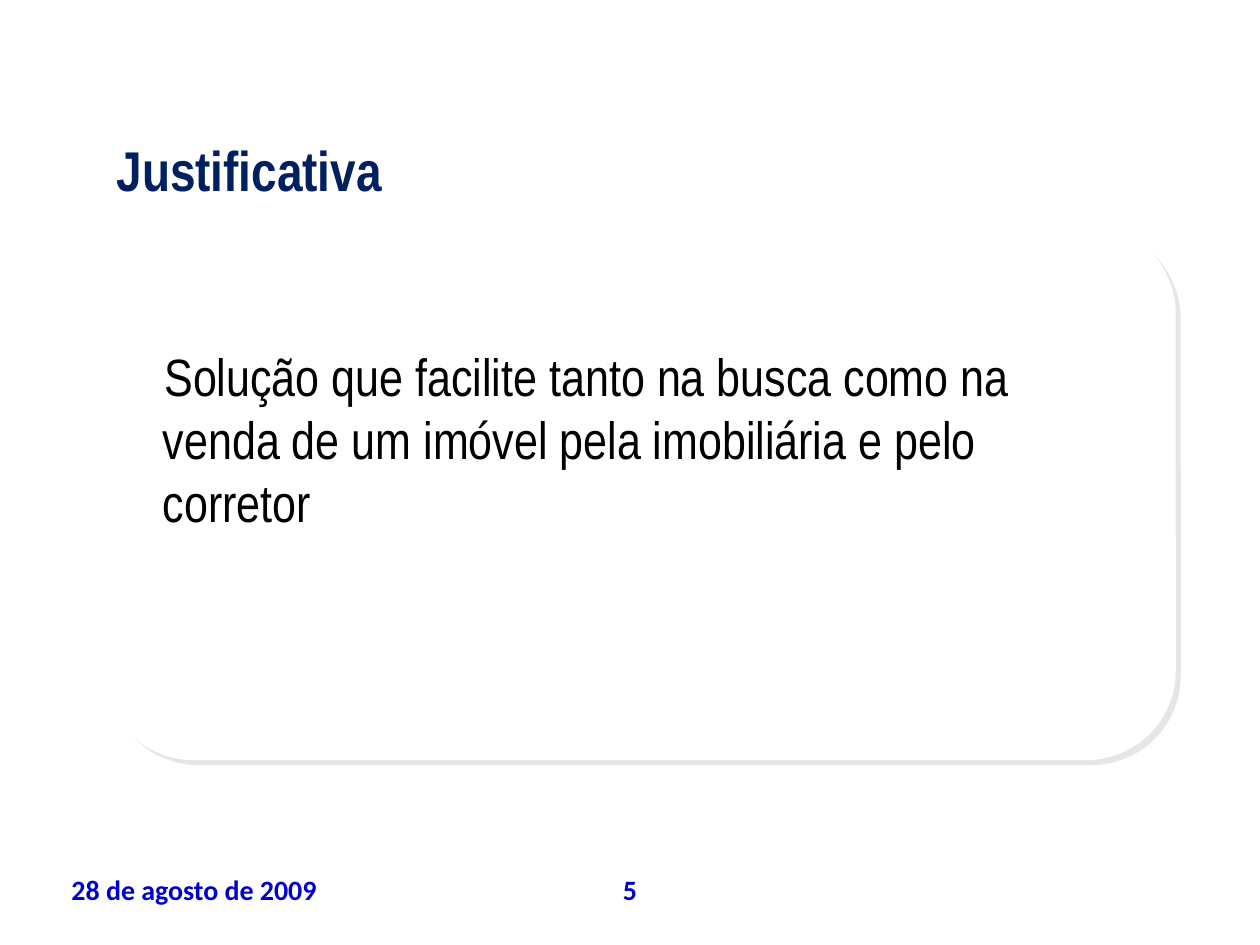
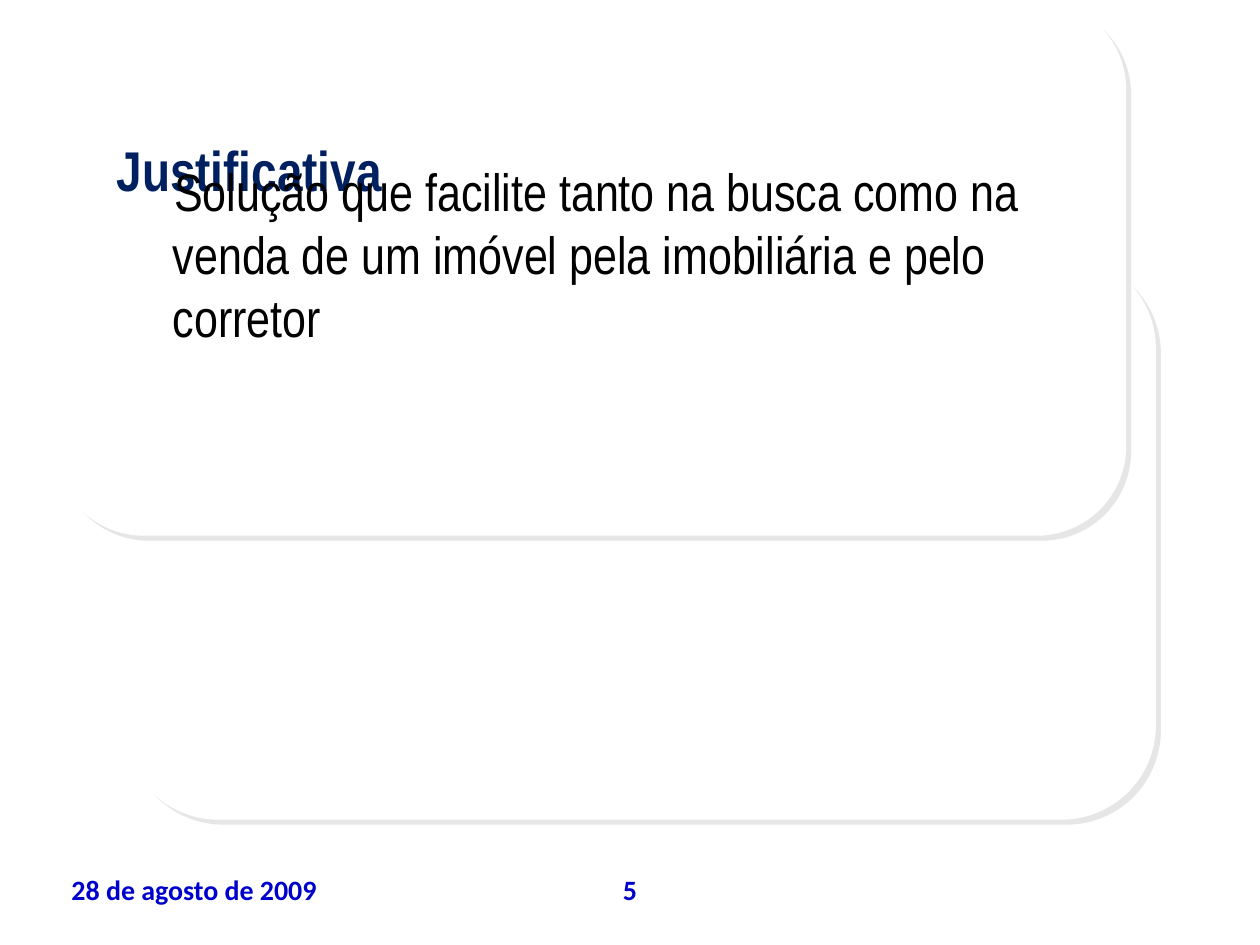
Before and after one commit to leoevaristo/psa20092, a slide deck: slide 5 of ARTEFATOS/TAP_apresentacao.ppt. Drawn at 1260x945 pixels with LibreOffice and Linux fonts; fonts in the diff are those of the drawing; background and template pictures are left out. Boxes give left, top, right and bottom in pixels: in the first picture for what was removed or moved away, otherwise in the second. Text is boxed around its words. In the diff, an @@ line names an element or a change of style, - is before the commit and + after.

```diff
--- a/ARTEFATOS/TAP_apresentacao.ppt
+++ b/ARTEFATOS/TAP_apresentacao.ppt
@@ rounded rectangle: place and size @@
-rounded rectangle at <box>105,224,1177,760</box>
+rounded rectangle at <box>54,0,1126,536</box>
@@ text "Solução que facilite tanto na ..." rewrapped from <box>163,358,1009,523</box> to <box>173,168,1019,338</box> @@
@@ rounded rectangle added at <box>123,255,1155,820</box>, fill #FFFFFF @@
```
Also in this commit, not shown: 24 other slides changed.
